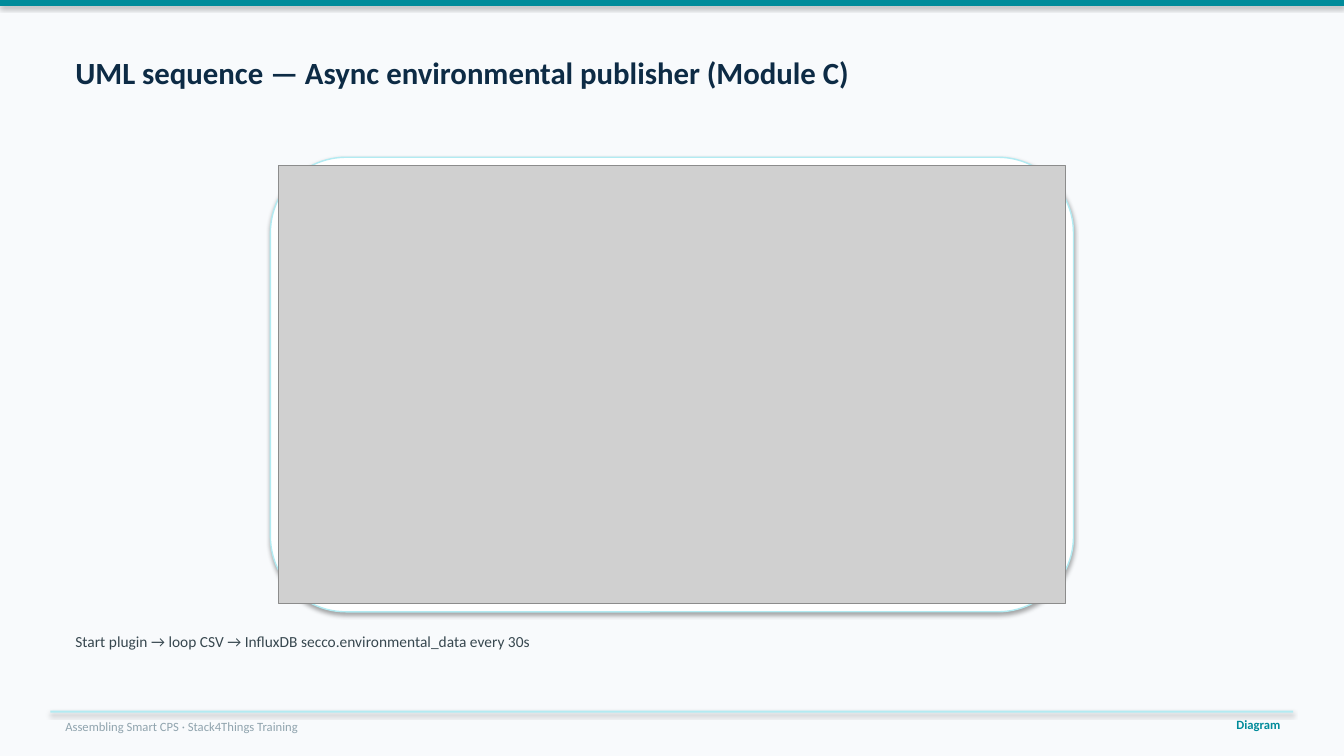
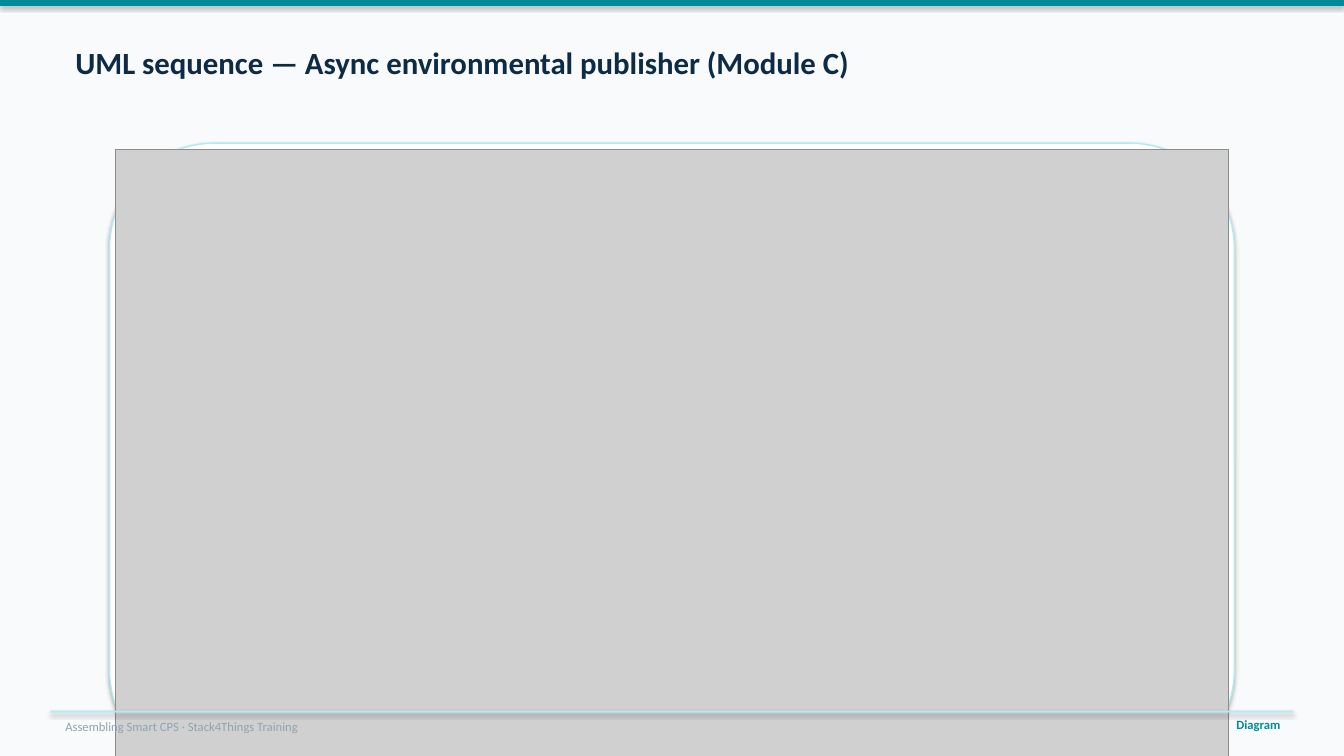
Before and after one commit to lucadagati/AssemblyingCPS_training, a slide deck: slide 35 of slides/ModuleC_IoT_Computation_EN.pptx. Drawn at 1344x756 pixels with LibreOffice and Linux fonts; fonts in the diff are those of the drawing; grey boxes stand for pictures. Boxes give left, top, right and bottom in pixels: in the first picture for what was removed or moved away, otherwise in the second. Text is boxed around its words. In the diff, an @@ line names an element or a change of style, - is before the commit and + after.

```diff
--- a/slides/ModuleC_IoT_Computation_EN.pptx
+++ b/slides/ModuleC_IoT_Computation_EN.pptx
@@ text "UML sequence — Async environmental ...": place and size @@
-text "UML sequence — Async environmental ..." at box(75, 61, 849, 89)
+text "UML sequence — Async environmental ..." at box(75, 51, 849, 79)
@@ rounded rectangle: place and size @@
-rounded rectangle at box(270, 157, 1074, 612)
+rounded rectangle at box(110, 143, 1235, 756)
@@ picture: place and size @@
-picture at box(278, 165, 1066, 604)
+picture at box(116, 149, 1229, 756)
@@ text removed at box(75, 636, 530, 650) @@
-Start plugin → loop CSV → InfluxDB secco.environmental_data every 30s
```
Also in this commit, not shown: 53 other slides changed, 15 other files.
